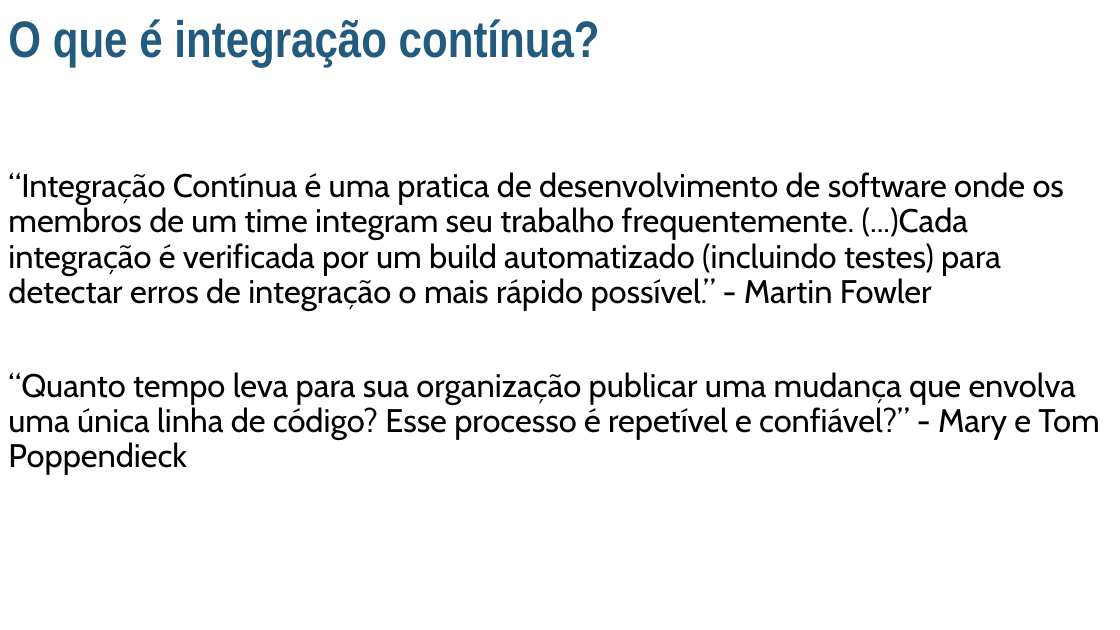
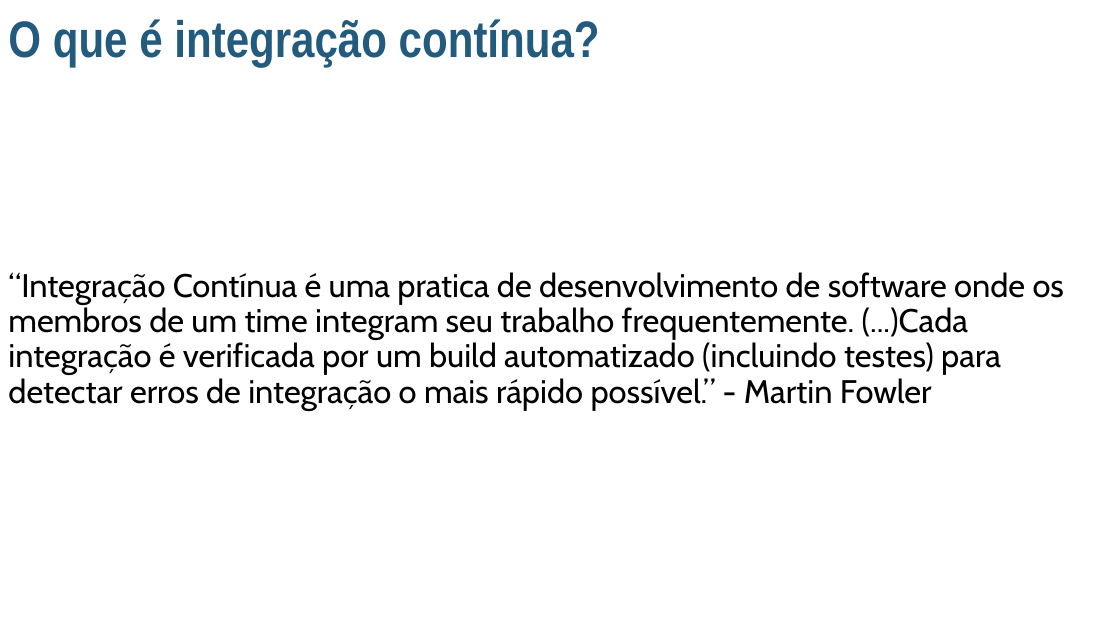
Before and after one commit to NatanaelLemos/IntegracaoContinua, a slide deck: slide 6 of 000-Apresentação/Techday.pptx. Drawn at 1120x630 pixels with LibreOffice and Linux fonts; fonts in the diff are those of the drawing; background and template pictures are left out. Boxes give left, top, right and bottom in pixels: in the first picture for what was removed or moved away, otherwise in the second. Text is boxed around its words. In the diff, an @@ line names an element or a change of style, - is before the commit and + after.

```diff
--- a/000-Apresentação/Techday.pptx
+++ b/000-Apresentação/Techday.pptx
@@ text at (8,372,1099,475): paragraph removed @@
-“Quanto tempo leva para sua organização publicar uma mudança que envolva uma única linha de código? Esse processo é repetível e confiável?” - Mary e Tom Poppendieck
```
Also in this commit, not shown: 5 other slides changed, 3 slides added, 1 other file.
